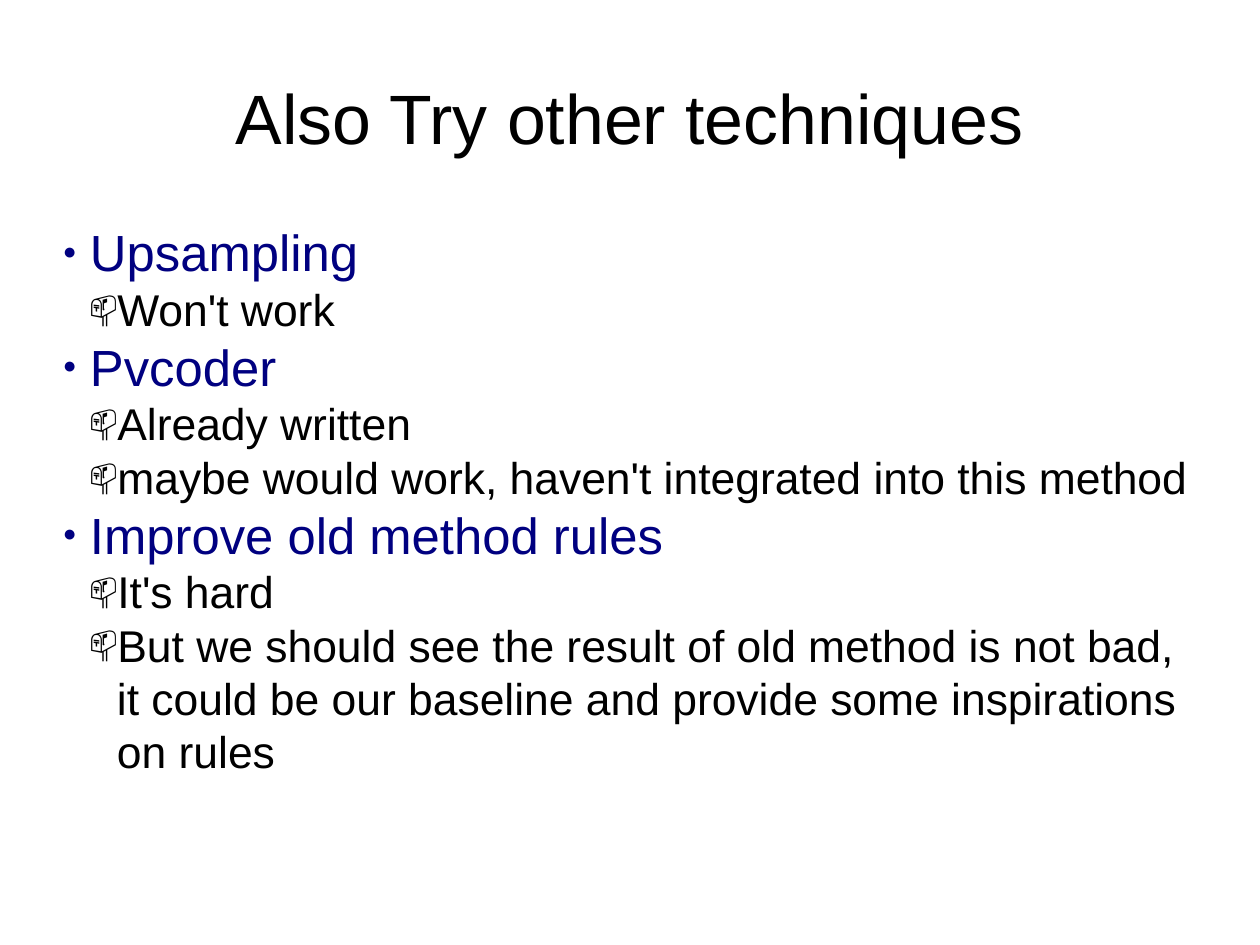
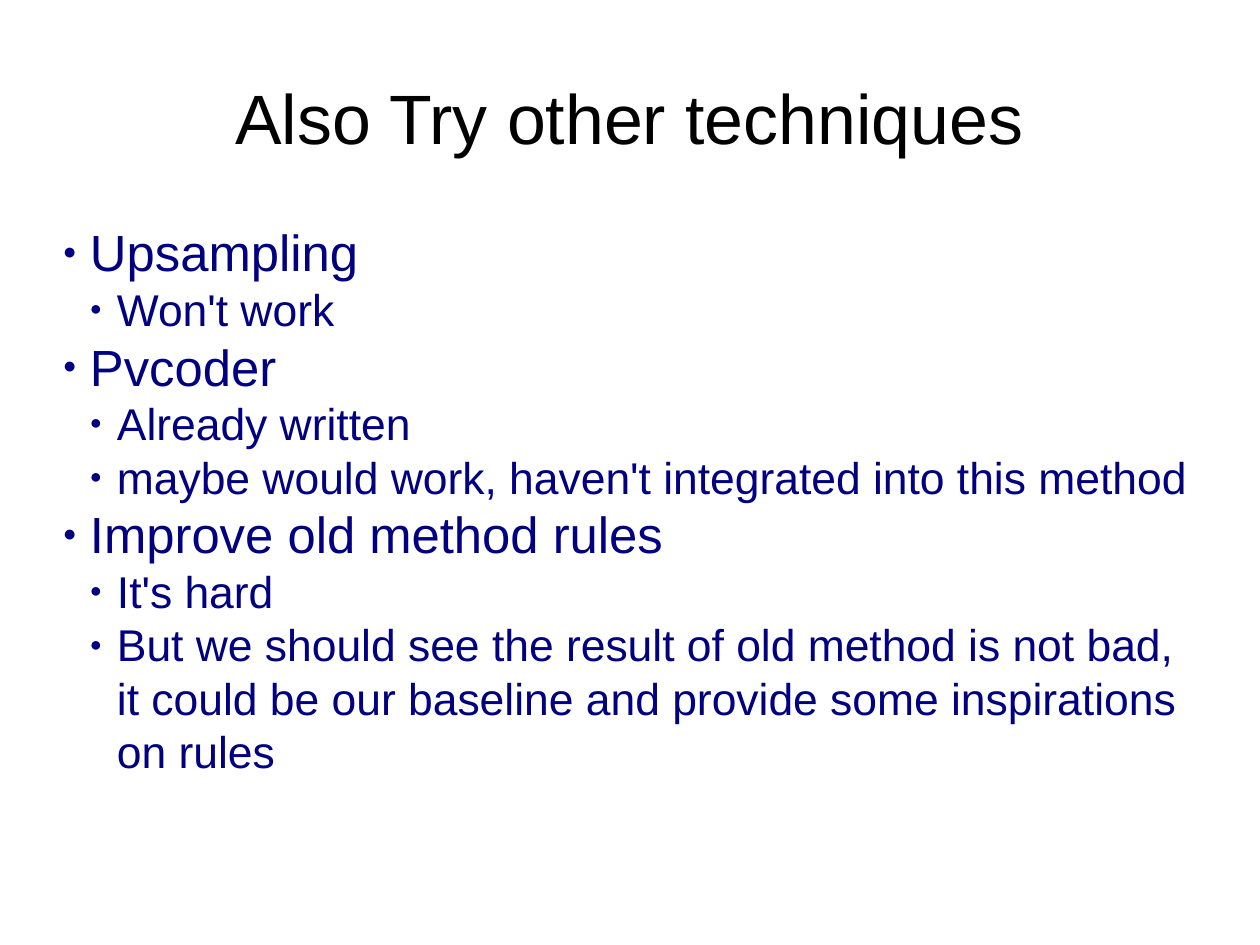
Before and after one commit to mlzxy/heartrack, a slide deck: slide 22 of doc/report1204/report_xinyu_zhang.pptx. Drawn at 1260x945 pixels with LibreOffice and Linux fonts; fonts in the diff are those of the drawing. Boxes give left, top, right and bottom in pixels: in the first picture for what was removed or moved away, otherwise in the second. Text is boxed around its words. In the diff, an @@ line names an element or a change of style, - is before the commit and + after.

```diff
--- a/doc/report1204/report_xinyu_zhang.pptx
+++ b/doc/report1204/report_xinyu_zhang.pptx
@@ text at (x1=117, y1=293, x2=1186, y2=769): text colour #000000 to #000080 in "Won't work", "Already written", "maybe would work, haven't integrated into this ...", "It's hard" and 1 more places; bullet 📫 to ● @@
```
Also in this commit, not shown: 8 other slides changed, 9 other files.
